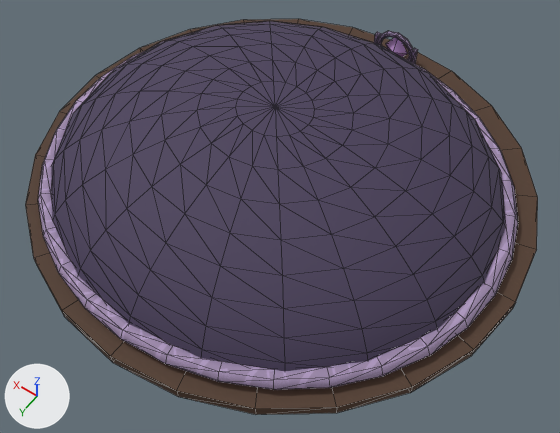
A saved change to the glTF model src/assets/models/wardrobe/classes/modular/traje_explorador_violeta_head.glb.
Camera for both pictures: a 50 mm camera at (-0.664, 0.898, 3.313) aimed at (-0.062, 0.055, 1.989). Every picture has the same lights, and +X, +Y and +Z are marked at lower left. The picture after the commit comes second. Mesh edges are drawn as thin lines. Vertices at exactly the same position are counted once.

Before the edit, the objects in view are built like this:
```python
me_suit_head = bpy.data.meshes.new('suit-head')
me_suit_head.from_pydata(...)  # 537 vertices, 1036 faces; spans x -0.57..0.57, y -0.588..0.518, z 1.96..2.225
# faces by material slot: [380, 96, 384, 168, 8]
me_suit_head.materials.append(mat_tunic)
me_suit_head.materials.append(mat_leather)
me_suit_head.materials.append(mat_tunictrim)
me_suit_head.materials.append(mat_brass)
me_suit_head.materials.append(mat_gem)  # purple #d6a9eb
ob_suit_head = bpy.data.objects.new('suit-head', me_suit_head)
ob_suit_head.location = (0.0, 0.0, 0.0)
```
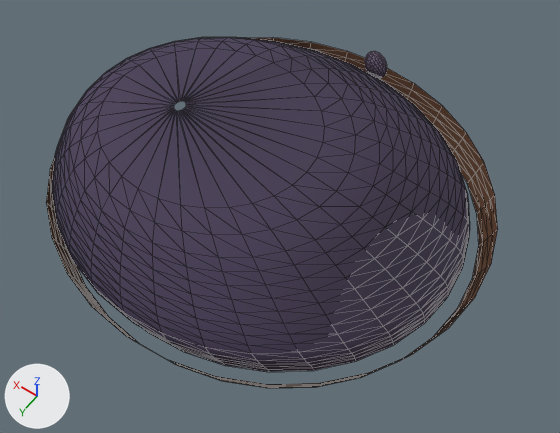
Edits to the bpy script that builds the scene:
```text
Change me_suit_head:
    used by ob_suit_head; location = (0.0, 0.0, 0.0)
    remove me_suit_head.from_pydata(...)  # 537 vertices, 1036 faces; spans x -0.57..0.57, y -0.588..0.518, z 1.96..2.225
    add me_suit_head.from_pydata(...)  # 850 vertices, 1568 faces; spans x -0.499..0.499, y -0.473..0.473, z 1.925..2.18
    me_suit_head part 1: a new loose piece, a UV sphere (16 segments, 10 rings, poles along z) spanning x -0.032..0.032, y -0.446..-0.428, z 1.995..2.075, in mat_tunictrim
    me_suit_head part 2: the loose piece of 201 vertices spanning x -0.52..0.52, y -0.504..0.474, z 1.975..2.225 is rebuilt with 544 vertices and now spans x -0.448..0.485, y -0.424..0.441, z 1.95..2.18
    me_suit_head part 3: the loose piece of 192 vertices spanning x -0.532..0.532, y -0.515..0.485, z 1.996..2.034 is rebuilt with 160 vertices and now spans x -0.499..0.499, y -0.473..0.473, z 1.925..2.025, in mat_leather
    me_suit_head part 4: the loose piece of 72 vertices spanning x -0.055..0.055, y -0.541..-0.529, z 1.96..2.07 is deleted
    me_suit_head part 5: the loose piece of 50 vertices spanning x -0.57..0.57, y -0.588..0.518, z 1.973..1.998 is deleted
    me_suit_head part 6: the loose piece of 8 vertices spanning x -0.059..-0.049, y -0.541..-0.529, z 1.988..2.042 is deleted
    me_suit_head part 7: the loose piece of 8 vertices spanning x 0.049..0.059, y -0.541..-0.529, z 1.988..2.042 is deleted
    me_suit_head part 8: the loose piece of 6 vertices spanning x -0.033..0.033, y -0.56..-0.524, z 1.97..2.06 is deleted
    remove me_suit_head.materials.append(mat_brass)
    remove me_suit_head.materials.append(mat_gem)  # purple #d6a9eb
```

Boxes [x1, y1, x2, y2] around the edits, measured in the pictures (560 x 433 px):
'suit-head', reshaped (12% narrower, 11% shorter): before [25, 19, 538, 415]; after [46, 37, 498, 388]
part 1 of me_suit_head, added: after [365, 51, 387, 79]
part 2 of me_suit_head, rebuilt (8% narrower): before [51, 21, 505, 371]; after [52, 37, 470, 372]
part 3 of me_suit_head, rebuilt: before [38, 51, 518, 390]; after [46, 38, 498, 388]
part 4 of me_suit_head, deleted: before [376, 31, 413, 61]
part 5 of me_suit_head, deleted: before [25, 19, 538, 415]
part 6 of me_suit_head, deleted: before [410, 48, 418, 64]
part 7 of me_suit_head, deleted: before [374, 32, 381, 43]
part 8 of me_suit_head, deleted: before [386, 37, 408, 57]
